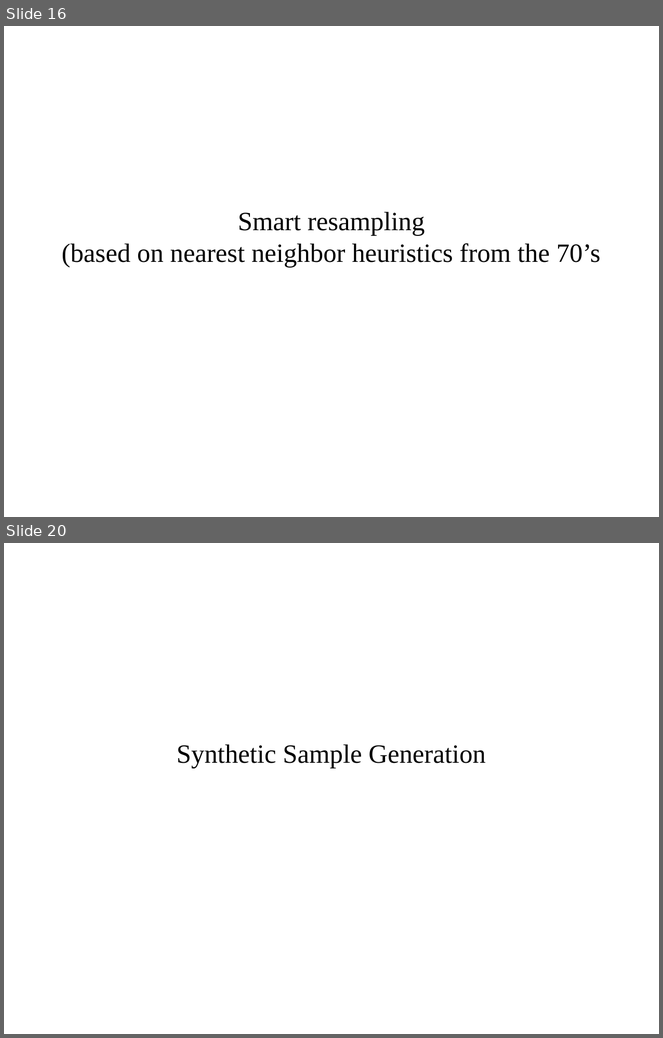
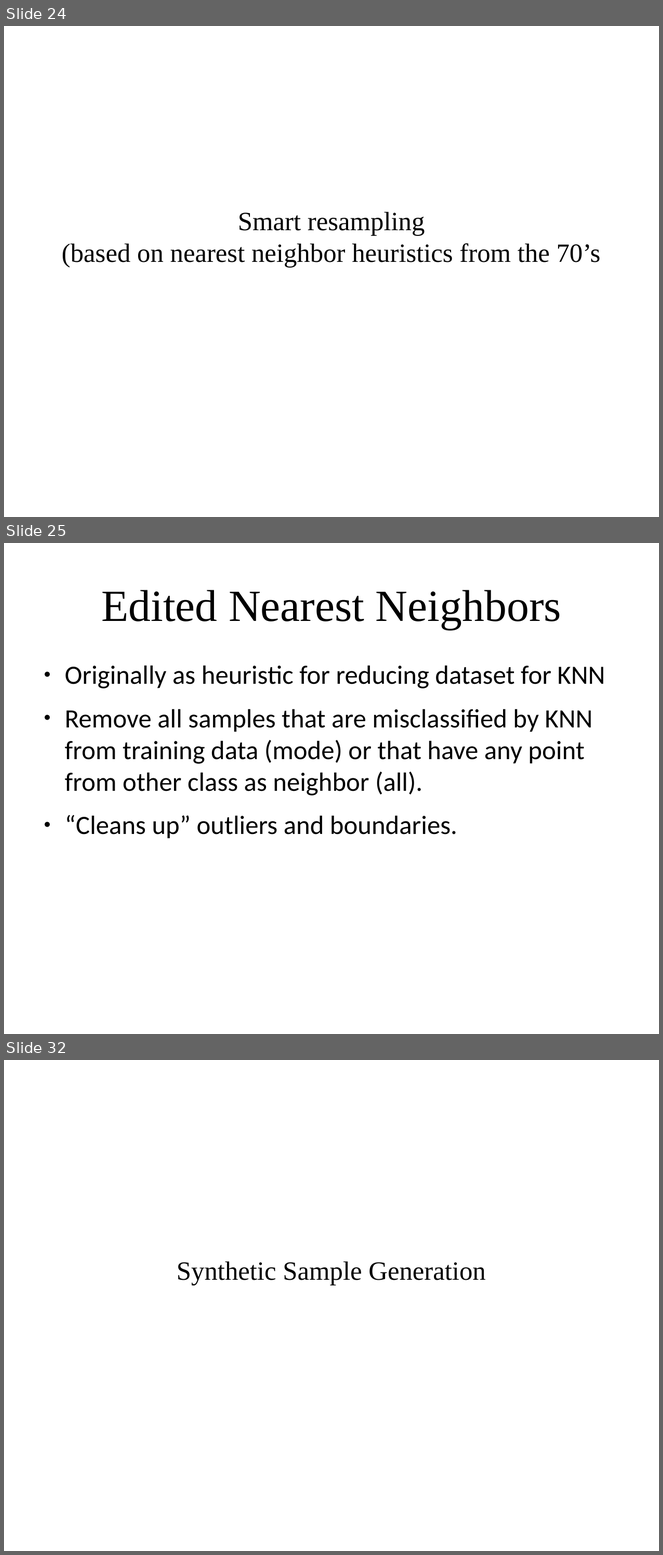
Before and after one commit to amueller/applied_ml_spring_2017, a slide deck: slides/aml-15-032017.odp. Shown one above the other, each under a label of ours: slides 16 and 20 before the commit, slides 24, 25 and 32 after it; the slides between them are not shown. The pictures are 663x1038 and 663x1555 pixels, drawn with LibreOffice and Linux fonts; fonts in the diff are those of the drawing. Boxes give left, top, right and bottom in pixels: in the first picture for what was removed or moved away, otherwise in the second. Text is boxed around its words. In the diff, an @@ line names an element or a change of style, - is before the commit and + after.

```diff
--- a/slides/aml-15-032017.odp
+++ b/slides/aml-15-032017.odp
@@ slide 25 added at <box>4,543,659,1034</box>, background #FFFFFF @@
@@ title added at <box>101,590,561,629</box>, 54 pt, text #000000 @@
+Edited Nearest Neighbors
@@ text added at <box>65,665,605,839</box>, 32 pt, text #000000 @@
+● Originally as heuristic for reducing dataset for KNN
+● Remove all samples that are misclassified by KNN from training data (mode) or that have any point from other class as neighbor (all).
+● “Cleans up” outliers and boundaries.
@@ what was slide 16 is now slide 24 @@
@@ what was slide 20 is now slide 32 @@
```
Also in this commit, not shown: 5 slides changed, 24 other slides added, 7 slides removed, 2 other files.
